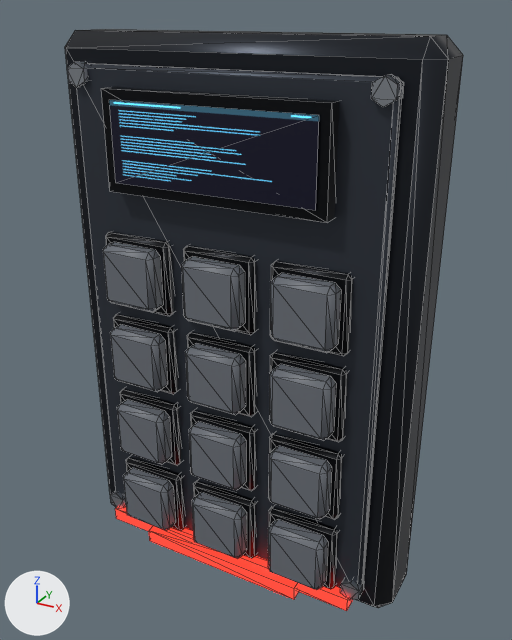
An edit to the glTF model godot/models/controlpanel/controlpanel_keypad_lock.glb, drawn before and after from the same camera.
One viewpoint serves both versions: a camera (50 mm lens) standing at (0.177, -0.33, 0.16) and looking at (0.008, -0.022, 0.006). Arrows for +X, +Y and +Z are at lower left; the lights stay in place. The first picture is the older version. Mesh edges are drawn as thin lines. Vertices at exactly the same position are counted once.

Objects in the first picture: 'controlpanel_keypad_lock'.
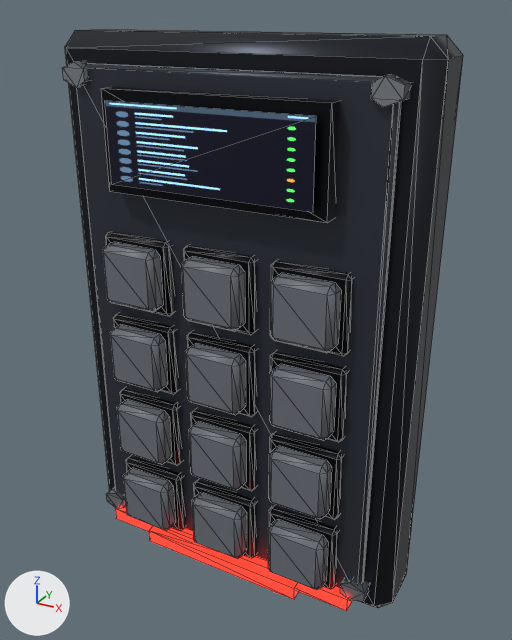
Where the change shows, as pixel boxes [x1, y1, x2, y2] in the pictures (512 x 640 px; the box of a moved part takes in the faces that stretch with it):
'controlpanel_keypad_lock', reshaped
    before: [65, 29, 463, 611]
    after: [62, 29, 463, 611]
part 1 of me_body, moved or reshaped
    before: [110, 492, 126, 508]
    after: [106, 487, 126, 508]
part 2 of me_body, moved or reshaped
    before: [67, 61, 88, 87]
    after: [62, 61, 88, 87]
part 3 of me_body, moved or reshaped
    before: [340, 580, 364, 600]
    after: [340, 579, 369, 601]
part 4 of me_body, moved or reshaped
    before: [371, 74, 404, 107]
    after: [371, 74, 411, 107]
part 5 of me_body, recoloured
    both: [109, 101, 316, 210]

The change, as a list of edits to the scene's bpy script:
```text
Add img_crew_roster:
    img_crew_roster = load_image('crew_roster', '_unpacked/crew_roster', 256, 256, 'sRGB')
Add mat_screen_crew_roster:
    mat_screen_crew_roster = bpy.data.materials.new('screen_crew_roster')
    # colours: black #000000
    # uses the picture img_crew_roster
Change me_body:
    where me_body.from_pydata(...)  # 700 vertices, 1262 faces; spans x -0.1..0.1, y -0.058..0.0, z -0.15..0.15
    used by ob_controlpanel_keypad_lock; location = (0.0, 0.0, 0.0)
    me_body part 1: the loose piece of 12 vertices spanning x -0.085..-0.075, y -0.048..-0.04, z -0.136..-0.124 is scaled about its middle by (1.29, 1.37, 1), then moved by (-0.001, 0.001, 0.0)
    me_body part 2: the loose piece of 12 vertices spanning x -0.085..-0.075, y -0.048..-0.04, z 0.124..0.136 is scaled about its middle by (1.29, 1.37, 1), then moved by (-0.001, 0.001, 0.0)
    me_body part 3: the loose piece of 12 vertices spanning x 0.075..0.085, y -0.048..-0.04, z -0.136..-0.124 is scaled about its middle by (1.29, 1.37, 1), then moved by (0.001, 0.001, 0.0)
    me_body part 4: the loose piece of 12 vertices spanning x 0.075..0.085, y -0.048..-0.04, z 0.124..0.136 is scaled about its middle by (1.29, 1.37, 1), then moved by (0.001, 0.001, 0.0)
    me_body part 5: 2 faces spanning x -0.055..0.055, y -0.057, z 0.08..0.12 switch from mat_screen_text to mat_screen_crew_roster
```
